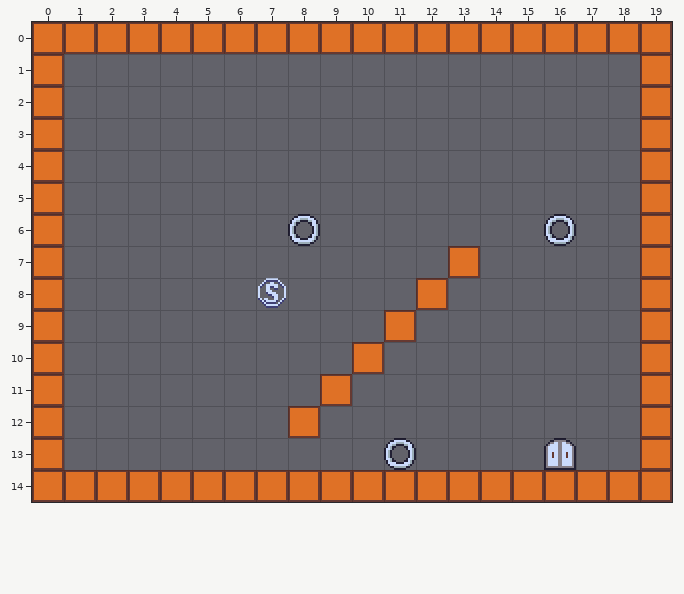
Two states of a Tiled map, Whip/assets/data/001.tmx. The picture above was drawn from the file before the commit.
Cells are 16x16 px. Shown: x 0..19, y 0..14.
And afterwards:
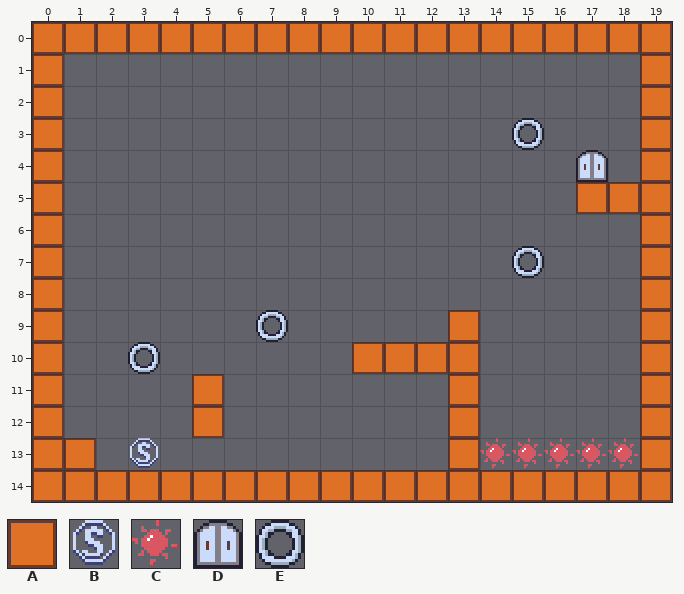
Key: from "tileset": A 0, B 8, C 9, D 11, E 16.
_ is an empty cell.
Diff:
Layer "object":
y 3: x 15 _ -> E
y 4: x 17 _ -> D
y 5: x 17..18 __ -> AA
y 6: x 8 E -> _; x 16 E -> _
y 7: x 13 A -> _; x 15 _ -> E
y 8: x 7 B -> _; x 12 A -> _
y 9: x 7 _ -> E; x 11 A -> _; x 13 _ -> A
y 10: x 3 _ -> E; x 11..13 ___ -> AAA
y 11: x 5 _ -> A; x 9 A -> _; x 13 _ -> A
y 12: x 5 _ -> A; x 8 A -> _; x 13 _ -> A
y 13: x 1 _ -> A; x 3 _ -> B; x 11 E -> _; x 13..18 ___D__ -> ACCCCC
